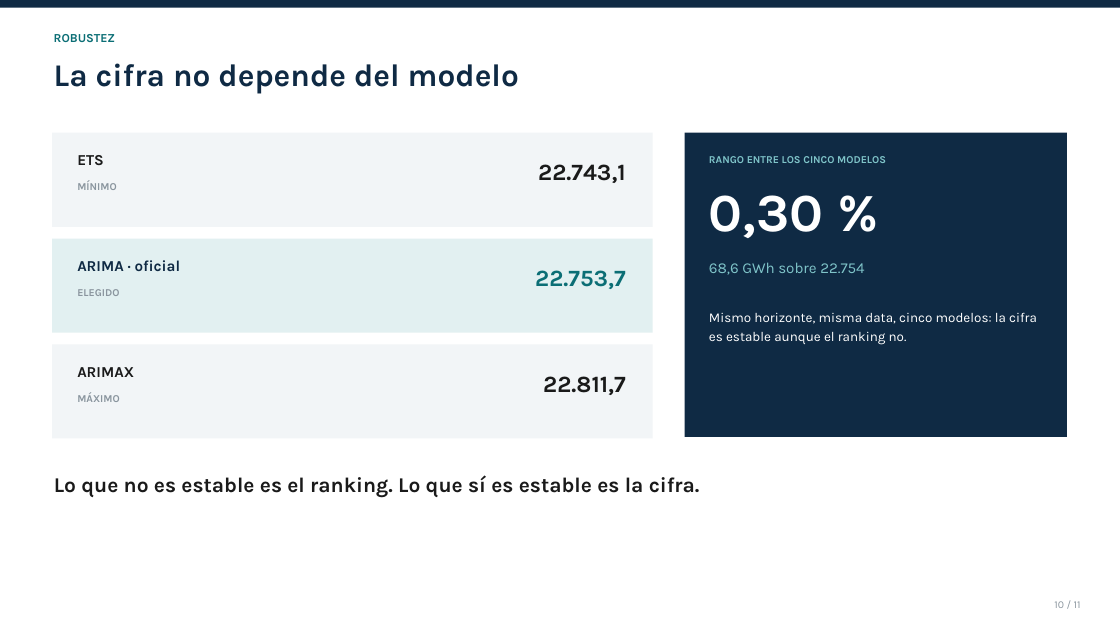
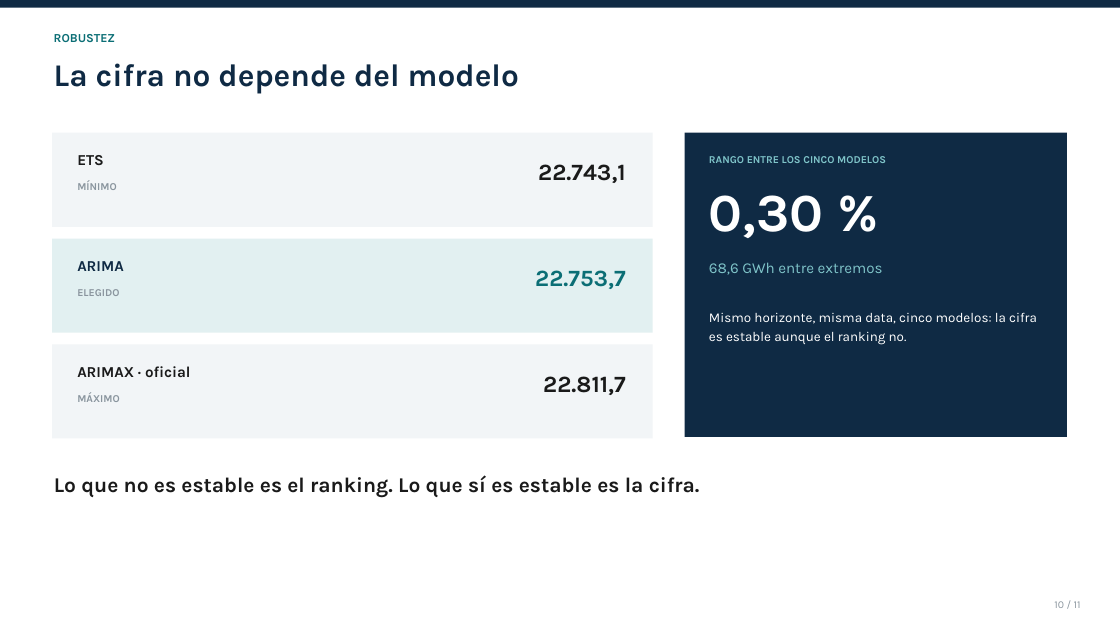
Before and after one commit to Yennzygame/Light_SESA_IND2616, a slide deck: slide 10 of 5_estudio/SLIDES_10MIN.pptx. Drawn at 1120x630 pixels with LibreOffice and Linux fonts; fonts in the diff are those of the drawing. Boxes give left, top, right and bottom in pixels: in the first picture for what was removed or moved away, otherwise in the second. Text is boxed around its words. In the diff, an @@ line names an element or a change of style, - is before the commit and + after.

```diff
--- a/5_estudio/SLIDES_10MIN.pptx
+++ b/5_estudio/SLIDES_10MIN.pptx
@@ text at <box>77,261,124,271</box>: text changed @@
-ARIMA · oficial
+ARIMA
@@ text at <box>709,262,883,275</box>: text changed @@
-68,6 GWh sobre 22.754
+68,6 GWh entre extremos
@@ text at <box>77,366,191,377</box>: text changed @@
-ARIMAX
+ARIMAX · oficial
```
Also in this commit, not shown: 7 other slides changed, 3 other files.
